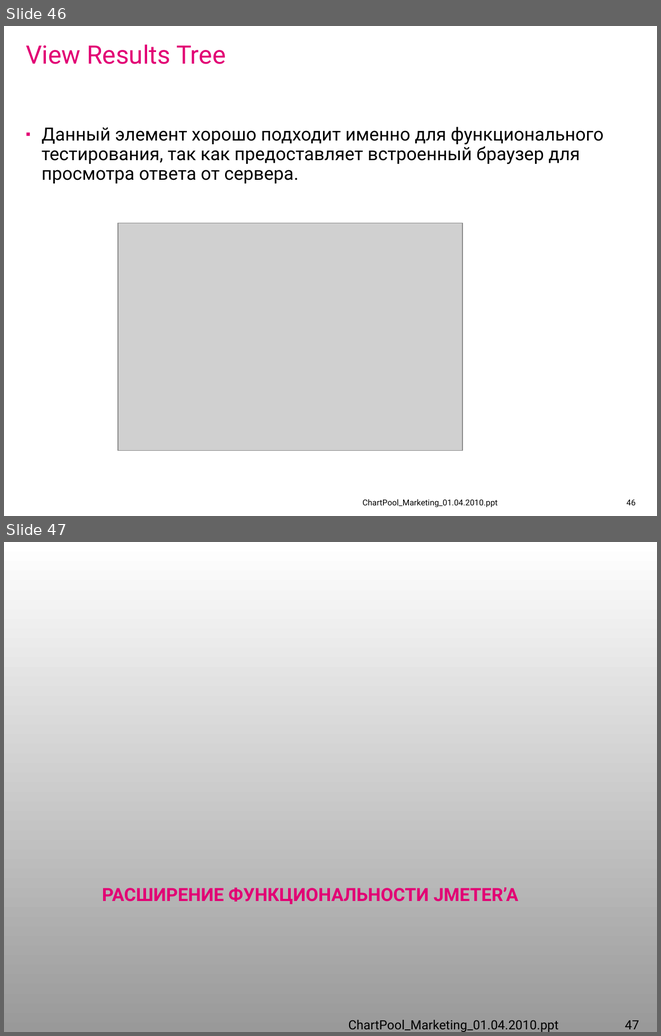
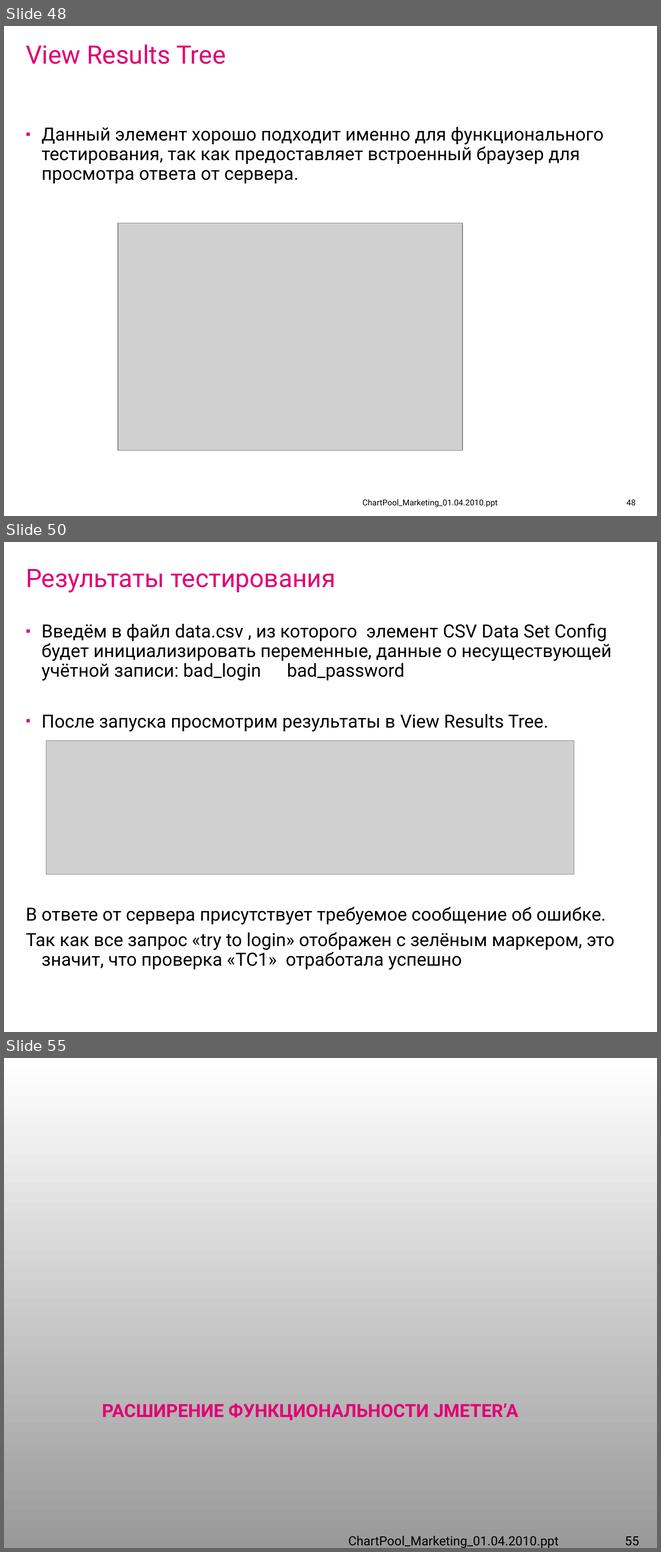
Before and after one commit to IvanCS/JMeterAvtoTestingDemo, a slide deck: documents/presentation.ppt. Shown one above the other, each under a label of ours: slides 46 and 47 before the commit, slides 48, 50 and 55 after it; the slides between them are not shown. The pictures are 661x1036 and 661x1552 pixels, drawn with LibreOffice and Linux fonts; fonts in the diff are those of the drawing; grey boxes stand for pictures; background and template pictures are left out. Boxes give left, top, right and bottom in pixels: in the first picture for what was removed or moved away, otherwise in the second. Text is boxed around its words. In the diff, an @@ line names an element or a change of style, - is before the commit and + after.

```diff
--- a/documents/presentation.ppt
+++ b/documents/presentation.ppt
@@ slide 50 added at (4, 542, 657, 1032), background #FFFFFF @@
@@ title added at (26, 569, 336, 593), 28 pt, text #E20074 @@
+Результаты тестирования
@@ text added at (42, 624, 611, 732), 20 pt, text #000000 @@
+▪ Введём в файл data.csv , из которого элемент CSV Data Set Config будет инициализировать переменные, данные о несуществующей учётной записи: bad_login bad_password
+▪ После запуска просмотрим результаты в View Results Tree.
@@ picture added at (46, 741, 574, 874) @@
@@ text added at (26, 907, 614, 970), 20 pt, text #000000 @@
+В ответе от сервера присутствует требуемое сообщение об ошибке.
+Так как все запрос «try to login» отображен с зелёным маркером, это значит, что проверка «TC1» отработала успешно
@@ what was slide 46 is now slide 48 @@
@@ page number at (626, 499, 635, 505): text changed @@
-46
+48
@@ what was slide 47 is now slide 55 @@
@@ page number at (625, 1536, 639, 1545): text changed @@
-47
+55
```
Also in this commit, not shown: 6 slides changed, 8 other slides added, 12 other files.
